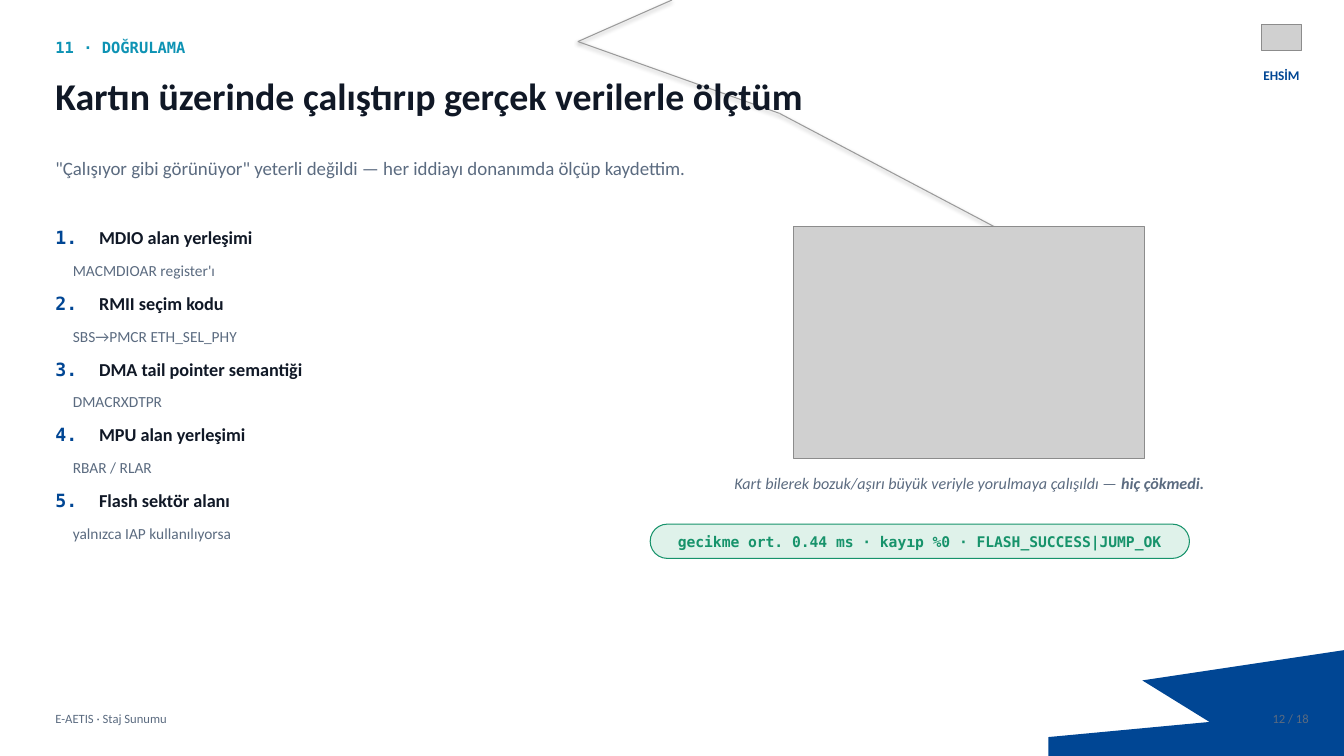
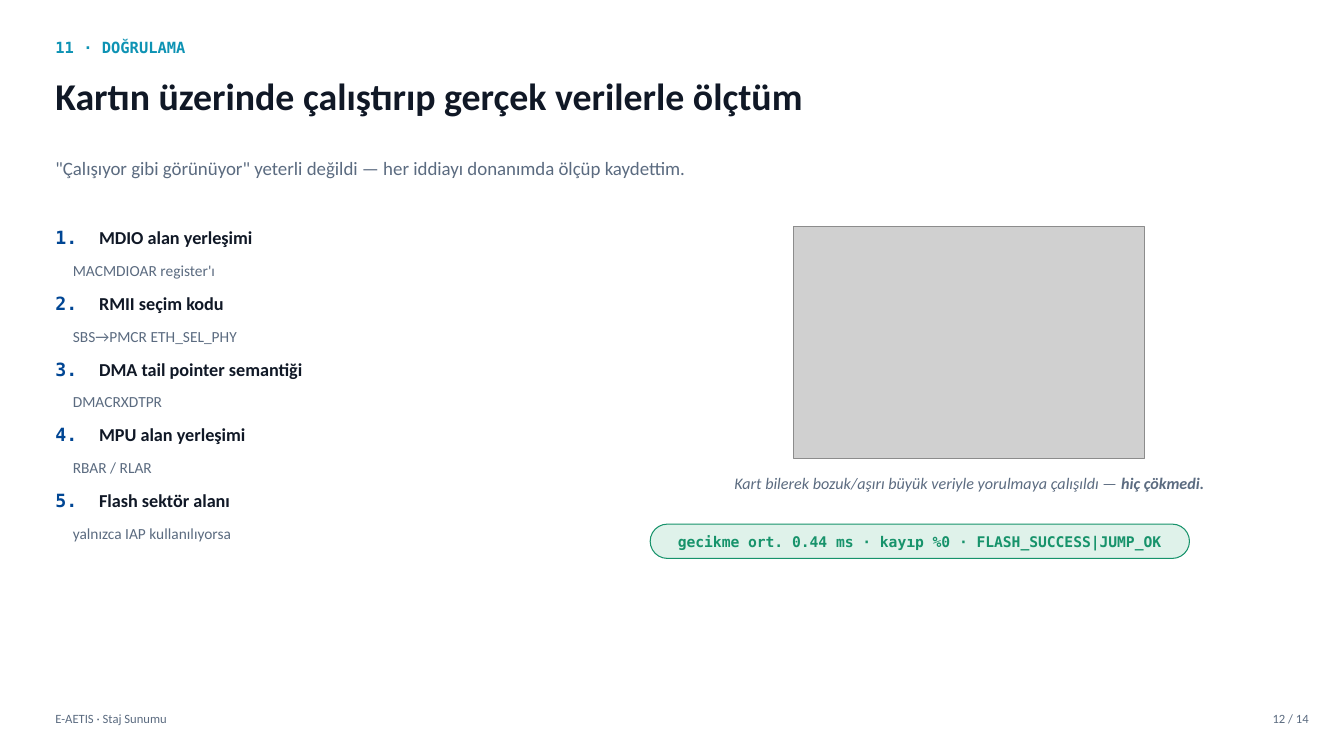
Before and after one commit to k4zmo55/ETH_BSP, a slide deck: slide 12 of sunum/EAETIS_Staj_Sunumu_Taslak.pptx. Drawn at 1344x756 pixels with LibreOffice and Linux fonts; fonts in the diff are those of the drawing; grey boxes stand for pictures; background and template pictures are left out. Boxes give left, top, right and bottom in pixels: in the first picture for what was removed or moved away, otherwise in the second. Text is boxed around its words. In the diff, an @@ line names an element or a change of style, - is before the commit and + after.

```diff
--- a/sunum/EAETIS_Staj_Sunumu_Taslak.pptx
+++ b/sunum/EAETIS_Staj_Sunumu_Taslak.pptx
@@ line removed from (673, 0) to (578, 41) @@
@@ picture removed at (1261,24,1302,50) @@
@@ line removed from (578, 41) to (779, 113) @@
@@ text removed at (1263,69,1299,80) @@
-EHSİM
@@ line removed from (779, 113) to (995, 227) @@
@@ freeform shape removed at (1049,650,1344,756) @@
@@ text at (1273,715,1309,723): text changed @@
-12 / 18
+12 / 14
```
Also in this commit, not shown: 12 other slides changed, 4 slides removed, 4 other files.
